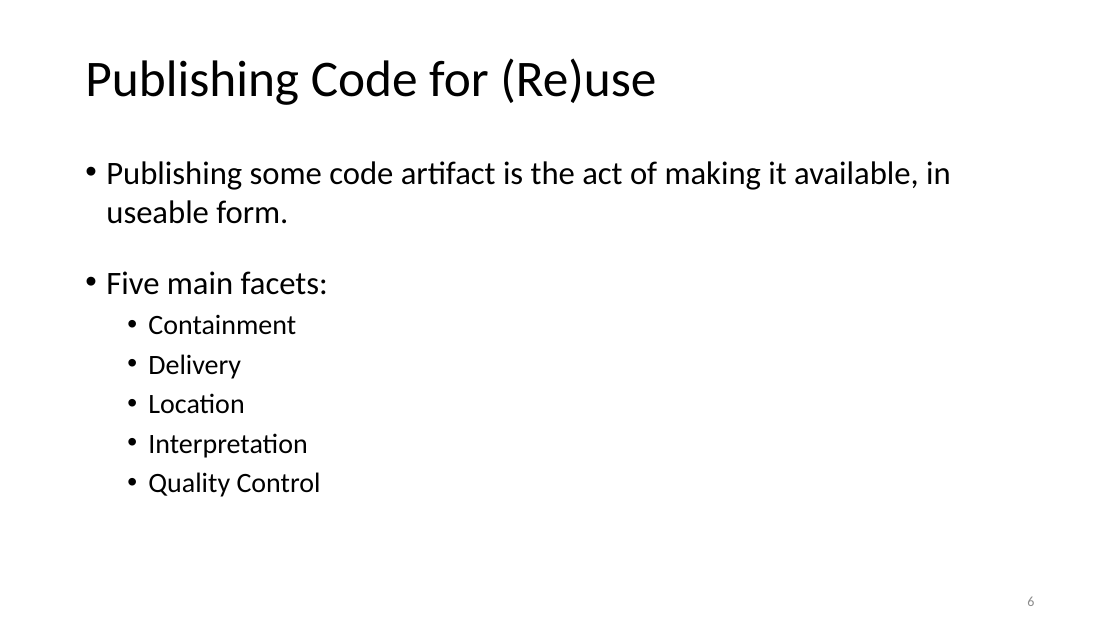
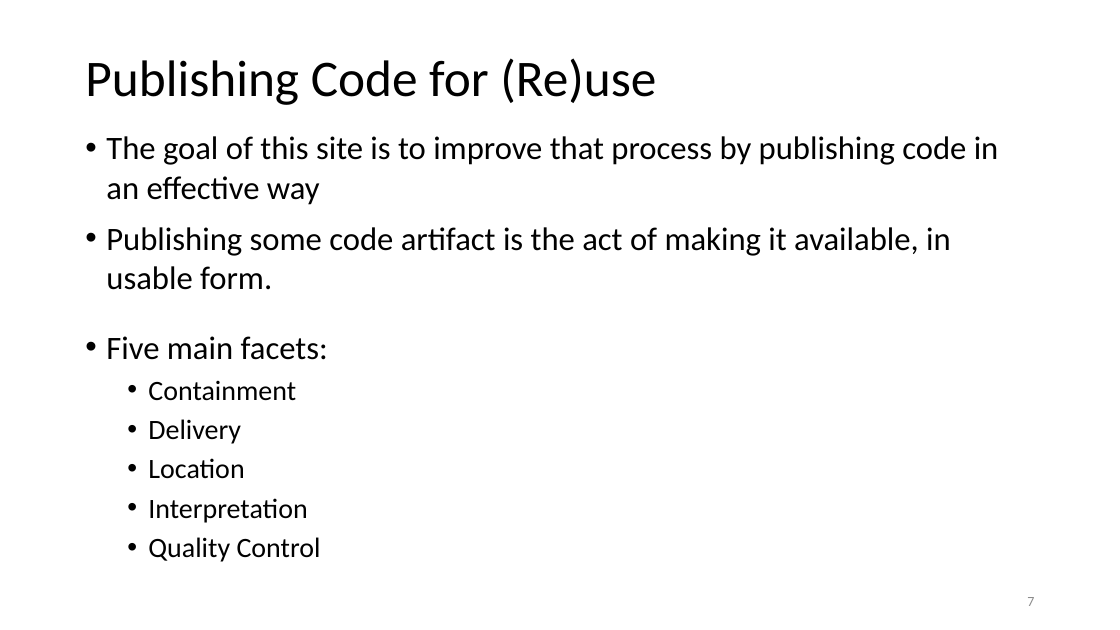
Before and after one commit to JimFawcett/JimFawcett.github.io, a slide deck: slide 7 of Resources/PublishingSourceCode.pptx (slide 6 before the commit). Drawn at 1120x630 pixels with LibreOffice and Linux fonts; fonts in the diff are those of the drawing. Boxes give left, top, right and bottom in pixels: in the first picture for what was removed or moved away, otherwise in the second. Text is boxed around its words. In the diff, an @@ line names an element or a change of style, - is before the commit and + after.

Commit message:
finished powerpoint presentation publishing code

```diff
--- a/Resources/PublishingSourceCode.pptx
+++ b/Resources/PublishingSourceCode.pptx
@@ text "The goal of this site ...": place and size @@
-text "The goal of this site ..." at [106, 161, 951, 497]
+text "The goal of this site ..." at [106, 136, 999, 562]
@@ text at [106, 136, 999, 290]: text changed @@
-• Publishing some code artifact is the act of making it available, in useable form.
+• The goal of this site is to improve that process by publishing code in an effective way
+• Publishing some code artifact is the act of making it available, in usable form.
@@ page number at [1027, 597, 1034, 606]: text changed @@
-6
+7
```
Also in this commit, not shown: 7 other slides changed, 11 slides added, 4 other files.
